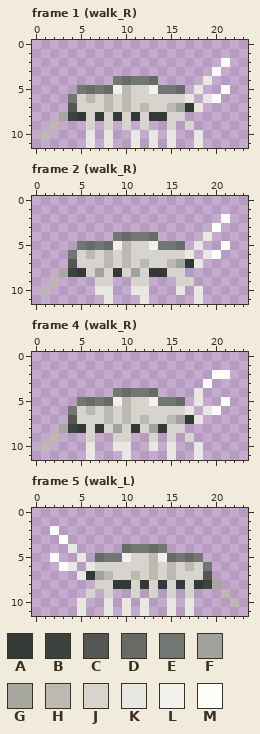
Pixel-art file -- assets/creatures/freshwater/clear_spring/cs_florida_cave_amphipod.aseprite. That is the earlier state.
24x12 pixels, 16 frames. Colours within 5 levels of each other are drawn and written as one. Shown: frame 1 (walk_R), frame 2 (walk_R), frame 4 (walk_R), frame 5 (walk_L). The commit also changed other frames, which this record leaves out.
Palette (. is transparent): A #333937  B #3c4240  C #545652  D #686b65  E #737773  F #a0a39d  G #a8a79f  H #bbb9b1  J #d7d4cd  K #e8e7e1  L #f1f0ea  M #fefffb
Pixels before, frame 1 (walk_R), first column x 1:
 2 ....................M
 3 ...................M.
 4 ........EDEED.....K..
 5 ....EDEDLHJJLEED.K..M
 6 ...EJHJHJHJJJJJJK.KM.
 7 ...CJJJHJHJHJJHFAK...
 8 ..GBAJAJAJAJAAJJ.....
 9 .H...J.J.J.J..J.J....
10 H....K.K..K.K.K..K...
11 .....K.K..K.K.K..K...
Pixels before, frame 2 (walk_R), first column x 1:
 2 ....................M
 3 ...................M.
 4 ........EDEED.....K..
 5 ....EDEDLHJJLEED.K..M
 6 ...EJHJHJHJJJJJJK.KM.
 7 ...CJJJHJHJHJJHFAK...
 8 ..GBAJFJAJFJAAJJ.....
 9 .H....JJ..JJ...JJ....
10 H.....KK..KK...K.K...
11 .......K...K.....K...
Pixels before, frame 4 (walk_R), first column x 1:
 2 ...................MM
 3 ..................M..
 4 ........EDEED....K...
 5 ....EDEDLHJJLEED.K..M
 6 ...EJHJHJHJJJJJJK.KM.
 7 ...CJJJHJHJHJJHFAK...
 8 ..GBAJAJFJAJFAJJ.....
 9 .H...J..JJ..J.J.J....
10 H....K..KK..K.K..K...
11 .....K...K....K..K...
Pixels before, frame 5 (walk_L), first column x 2:
 2 M....................
 3 .M...................
 4 ..K.....DEEDE........
 5 M..K.DEELJJHLDEDE....
 6 .MK.KJJJJJJHJHJHJE...
 7 ...KAFHJJHJHJHJJJC...
 8 .....JJAAJAJAJAJABG..
 9 ....J.J..J.J.J.J...H.
10 ...K..K.K.K..K.K....H
11 ...K..K.K.K..K.K.....
The result:
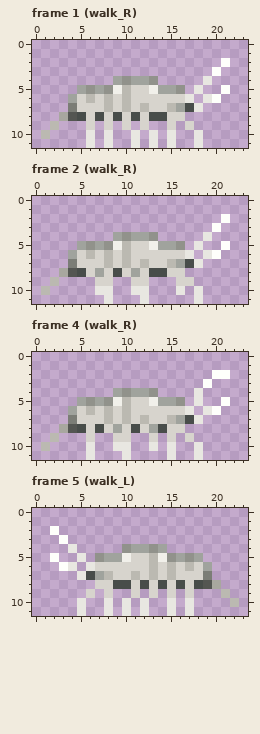
Change:
Colour A changes from #333937 to #484d4a.
Colour B changes from #3c4240 to #545652.
Colour C changes from #545652 to #7b7d76.
Colour D changes from #686b65 to #91928b.
Frame 1 (walk_R):
The author changed colour E to colour F in row 4 at x 9 and 11 to 12; in row 5 at x 5, 7 and 14 to 15; in row 6 at x 4.
Frame 2 (walk_R): the same change as frame 1 (walk_R)
Frame 4 (walk_R): the same change as frame 1 (walk_R)
Frame 5 (walk_L):
The author changed colour E to colour F in row 4 at x 11 to 12 and 14; in row 5 at x 8 to 9, 16 and 18; in row 6 at x 19.
Boxes around the changes in both pictures, in picture pixels (x1, y1, x2, y2):
changed: (68, 76, 194, 121)
changed: (68, 232, 194, 277)
changed: (68, 388, 194, 433)
changed: (86, 544, 212, 589)
